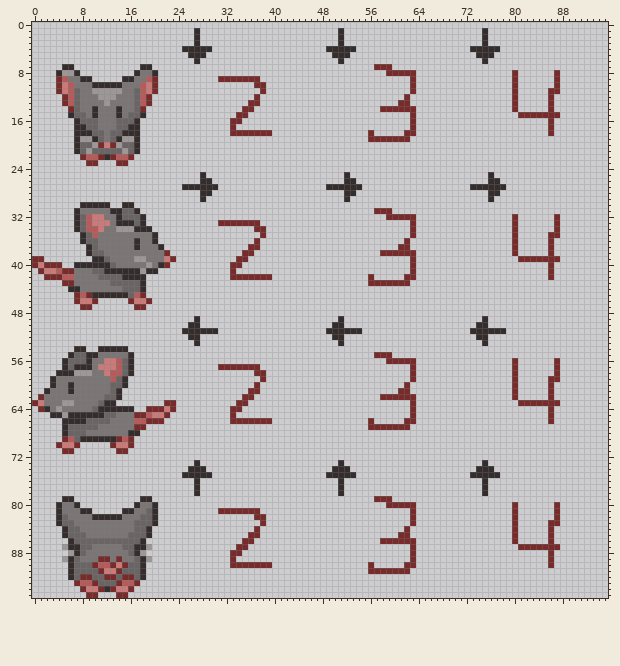
Two states of a sprite sheet, images/monsters/rat.png. Above: the version before the commit.
The file is 96x96 pixels.
And afterwards:
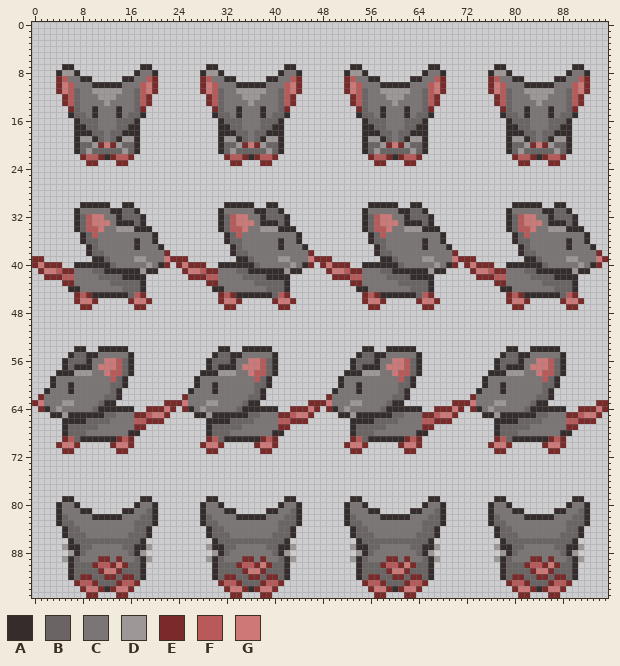
Palette (. is transparent): A #352c2c  B #6a6464  C #7b7575  D #9e9797  E #7b2a2a  F #b95959  G #cf7878
Message: Copy rat frames
The exact change:
Changed rows in their new state; - is an unchanged pixel.
first column x 24:
 1 ---.-----------------------.-----------------------.--------------------
 2 ---.-----------------------.-----------------------.--------------------
 3 ---.-----------------------.-----------------------.--------------------
 4 -.....-------------------.....-------------------.....------------------
 5 --...---------------------...---------------------...-------------------
 6 ---.-----------------------.-----------------------.--------------------
 7 -----AA-----------AA---------AA--...------AA---------AA-----------AA----
 8 ----ADDA---------ACCA-------ADDA---.....-ACCA-------ADDA.------.-ACCA---
 9 ----EFCCAA....-AACCFE-------EFCCAA-----AACCFE-------EFCCAA-----AACCFE---
10 ----EGFCCCAAAAACCCFGE-------EGFCCCAAAAACCCFGE-------EGFCCCAAAAACCCFGE---
11 ----EGFBCCDDDDDCCBFGE-------EGFBCCDDDDDCCBFGE-------EGFBCCDDDDDCCBFGE---
12 -----EFBCCCDDDCCCBFE---------EFBCCCDDDCCCBFE---------EFBCCCDDDCCCBFE----
13 -----EFBCCCCDCCCCBFE---------EFBCCCCDCCCCBFE---------EFBCCCCDCCCCBFE----
14 ------EBCCACCCACCBE-----------EBCCACCCACCBE-----------EBCCACCCACCBE-----
15 ------ABBCACCCACBBA-----------ABBCACCCACBBA-----------ABBCACCCACBBA-----
16 -------ABBBCCCBBBA-------------ABBBCCCBBBA-------------ABBBCCCBBBA------
17 -------AABBCCCBBAA-------------AABBCCCBBAA-------------AABBCCCBBAA------
18 -------AAABBCBBAAA-------------AAABBCBBAAA-------------AAABBCBBAAA------
19 -------ADDABCBADDA-------------ADDABCBADDA-------------ADDABCBADDA------
20 -------ABBDEGEDBBA-------------ABBDEGEDBBA-------------ABBDEGEDBBA------
21 -------ABDBBBBBDBA-------------ABDBBBBBDBA-------------ABDBBBBBDBA------
22 --------EFFEAEFFE---------------EFFEAEFFE---------------EFFEAEFFE-------
23 ---------EE---EE-----------------EE---EE-----------------EE---EE--------
25 ----.-----------------------.-----------------------.-------------------
26 ----..----------------------..----------------------..------------------
27 -......------------------......------------------......-----------------
28 ----..----------------------..----------------------..------------------
29 ----.-----------------------.-----------------------.-------------------
30 --------AAAAA--AA---------------AAAAA--AA---------------AAAAA--AA-------
31 -------ACCCCCAABBA-------------ACCCCCAABBA-------------ACCCCCAABBA------
32 -------ABFGGCCABBBA------------ABFGGCCABBBA------------ABFGGCCABBBA-----
33 -------ABFGGGCAAABA------------ABFGGGCAAABA------------ABFGGGCAAABA-----
34 -------ABFFGCCDDDAAA-----------ABFFGCCDDDAAA-----------ABFFGCCDDDAAA----
35 --------ABFCCCCCCCCCA-----------ABFCCCCCCCCCA-----------ABFCCCCCCCCCA---
36 --------ABBCCCCCCACCA-----------ABBCCCCCCACCA-----------ABBCCCCCCACCA---
37 ---------ABCCCCCCACCCA-----------ABCCCCCCACCCA----------.ABCCCCCCACCCA--
38 ---------ABBCCCCCCCCCCE----------ABBCCCCCCCCCCE---------.ABBCCCCCCCCCCE-
39 EE--------AABCCCCDDCCCGEEE--------AABCCCCDDCCCGEEE-------.AABCCCCDDCCCGE
40 EGEEE--AAAAAABCCCCCDCAE-EGEEE--AAAAAABCCCCCDCAE-EGEEE--AAAAAABCCCCCDCAE-
41 -EGGFEECCCBBAAAAAADAA----EGGFEECCCBBAAAAAADAA----EGGFEECCCBBAAAAAADAA---
42 --EEEFFCCCCBBBBAAAA-------EEEFFCCCCBBBBAAAA-------EEEFFCCCCBBBBAAAA-----
43 -----EECCCCCCBBBBBA----------EECCCCCCBBBBBA----------EECCCCCCBBBBBA-----
44 ------AACCCCCCCBBBA-----------AACCCCCCCBBBA-----------AACCCCCCCBBBA-----
45 -------EFEAAAAAABFE------------EFEAAAAAABFE------------EFEAAAAAABFE-----
46 -------EGGE-----EGGE-----------EGGE-----EGGE-----------EGGE-----EGGE----
47 --------EE-------EE-------------EE-------EE-------------EE-------EE-----
49 ---.-----------------------.-----------------------.--------------------
50 --..----------------------..----------------------..--------------------
51 -......------------------......------------------......-----------------
52 --..----------------------..----------------------..--------------------
53 ---.-----------------------.-----------------------.--------------------
54 -------AA--AAAAA---------------AA--AAAAA---------------AA--AAAAA--------
55 ------ABBAACCCCCA-------------ABBAACCCCCA-------------ABBAACCCCCA-------
56 -----ABBBACCGGFBA------------ABBBACCGGFBA------------ABBBACCGGFBA-------
57 -----ABAAACGGGFBA------------ABAAACGGGFBA------------ABAAACGGGFBA-------
58 ----AAADDDCCGFFBA-----------AAADDDCCGFFBA-----------AAADDDCCGFFBA-------
59 ---ACCCCCCCCCFBA-----------ACCCCCCCCCFBA-----------ACCCCCCCCCFBA--------
60 ---ACCACCCCCCBBA-----------ACCACCCCCCBBA-----------ACCACCCCCCBBA--------
61 --ACCCACCCCCCBA-----------ACCCACCCCCCBA-----------ACCCACCCCCCBA---------
62 -ECCCCCCCCCCBBA----------ECCCCCCCCCCBBA.---------ECCCCCCCCCCBBA---------
63 EGCCCDDCCCCBAA--------EEEGCCCDDCCCCBAA-.------EEEGCCCDDCCCCBAA..------EE
64 -EACDCCCCCBAAAAAA--EEEGE-EACDCCCCCBAAAAAA--EEEGE-EACDCCCCCBAAAAAA--EEEGE
65 ---AADAAAAAABBCCCEEFGGE----AADAAAAAABBCCCEEFGGE----AADAAAAAABBCCCEEFGGE-
66 -----AAAABBBBCCCCFFEEE-------AAAABBBBCCCCFFEEE-------AAAABBBBCCCCFFEEE--
67 -----ABBBBBCCCCCCEE----------ABBBBBCCCCCCEE----------ABBBBBCCCCCCEE-----
68 -----ABBBCCCCCCCAA-----------ABBBCCCCCCCAA-----------ABBBCCCCCCCAA------
69 -----EFBAAAAAAEFE------------EFBAAAAAAEFE------------EFBAAAAAAEFE-------
70 ----EGGE-----EGGE-----------EGGE-----EGGE-----------EGGE-----EGGE-------
71 -----EE-------EE-------------EE-------EE-------------EE-------EE--------
73 ---.-----------------------.-----------------------.--------------------
74 --...---------------------...---------------------...-------------------
75 -.....-------------------.....-------------------.....------------------
76 ---.-----------------------.-----------------------.--------------------
77 ---.-----------------------.-----------------------.--------------------
78 ---.-----------------------.-----------------------.--------------------
79 -----AA-----------AA---------AA--...------AA---------AA-----------AA----
80 ----ACCA---------ACCA-------ACCA---.....-ACCA-------ACCA.------.-ACCA---
81 ----ACCCAA....-AACCBA-------ACCCAA-----AACCBA-------ACCCAA-----AACCBA---
82 ----ABCCCCAAAAACCCBBA-------ABCCCCAAAAACCCBBA-------ABCCCCAAAAACCCBBA---
83 ----ABBCCCCCCCCCCBBBA-------ABBCCCCCCCCCCBBBA-------ABBCCCCCCCCCCBBBA---
84 -----ABBCCCCCCCCCBBA---------ABBCCCCCCCCCBBA---------ABBCCCCCCCCCBBA----
85 -----ABBBCCCCCCCBBBA---------ABBBCCCCCCCBBBA---------ABBBCCCCCCCBBBA----
86 ------ABBBBBBBBBBBA-----------ABBBBBBBBBBBA-----------ABBBBBBBBBBBA-----
87 -----DAABBCCCCCBBAAD---------DAABBCCCCCBBAAD---------DAABBCCCCCBBAAD----
88 ------DABCCCCCCCBAD-----------DABCCCCCCCBAD-----------DABCCCCCCCBAD-----
89 -----DABCCCEECECCBAD---------DABCCCEECECCBAD---------DABCCCEEC-CCBAD----
90 ------ABBB-FF-G-BBA-----------ABBBEFFEG-BBA-----------ABBBEFFEGEBBA-----
91 ------ABBBBEGGEBBBA-----------ABBBB-GG-BBBA-----------ABBBBEGGEBBBA-----
92 ------ABEEBBEEBEEBA-----------ABEEBBEEBEEBA-----------ABEEBBEEBEEBA-----
93 -------EFFEBBBEFFE-------------EFFEBBBEFFE-------------EFFEBBBEFFE------
94 --------EGGEAEGGE---------------EGGEAEGGE---------------EGGEAEGGE-------
95 ---------EE---EE-----------------EE---EE-----------------EE---EE--------
Pixel boxes of the changes (left, top, right, bottom) in both pictures:
changed: (176, 28, 608, 598)
